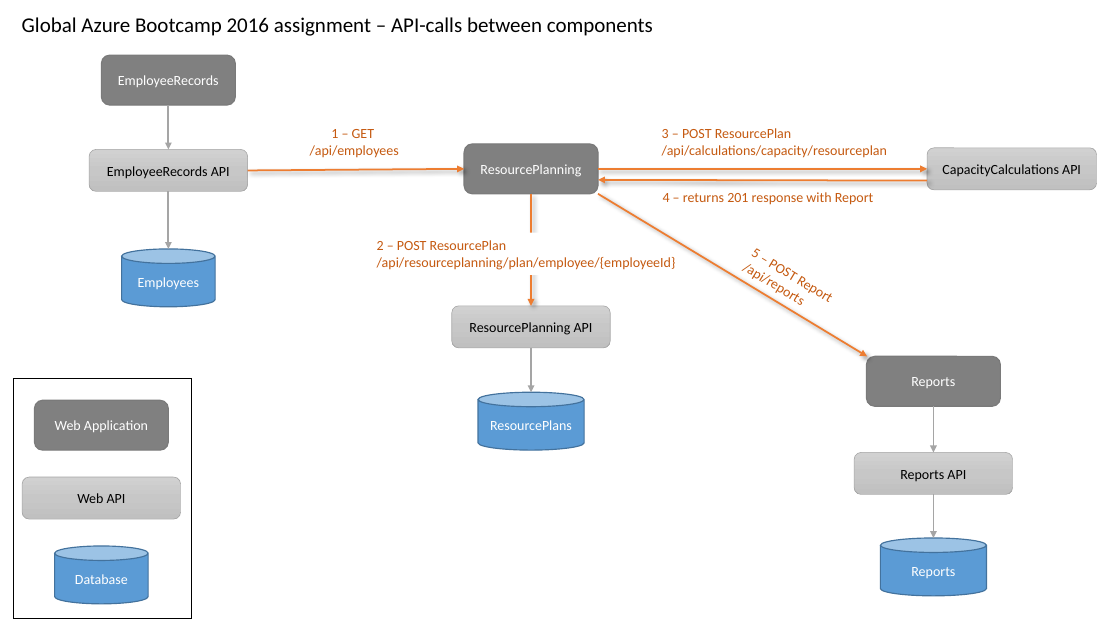
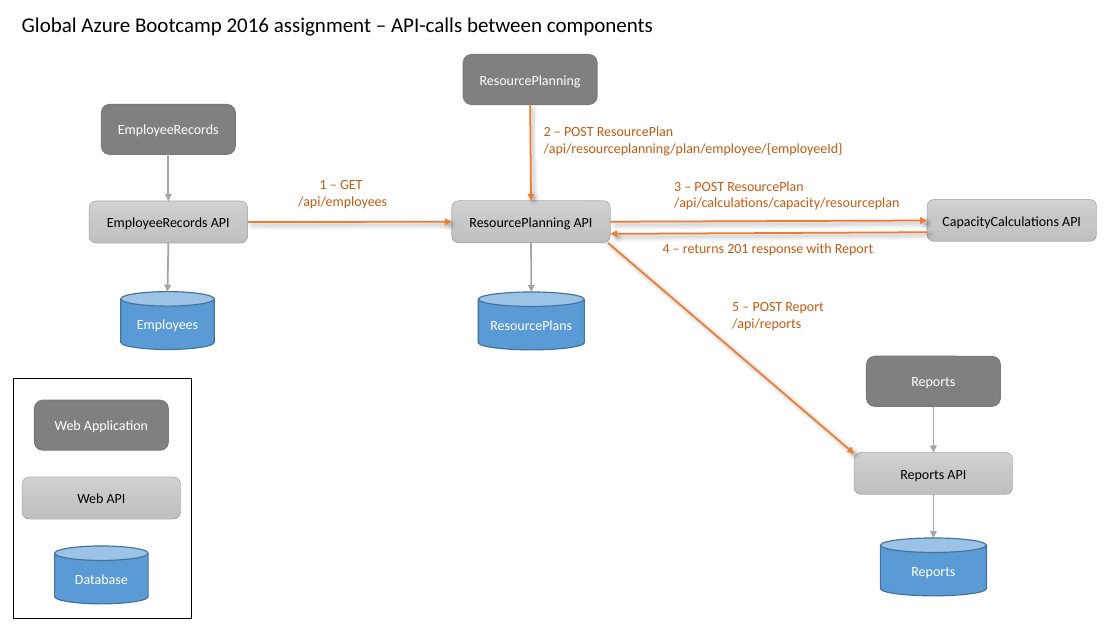
Before and after one commit to HenrikWM/NNUG_GAB2016, a slide deck: slide 2 of src/Assets/GAB2016 - Diagrams.pptx. Drawn at 1120x630 pixels with LibreOffice and Linux fonts; fonts in the diff are those of the drawing. Boxes give left, top, right and bottom in pixels: in the first picture for what was removed or moved away, otherwise in the second. Text is boxed around its words. In the diff, an @@ line names an element or a change of style, - is before the commit and + after.

```diff
--- a/src/Assets/GAB2016 - Diagrams.pptx
+++ b/src/Assets/GAB2016 - Diagrams.pptx
@@ rounded rectangle "ResourcePlanning": place and size @@
-rounded rectangle "ResourcePlanning" at <box>465,144,598,193</box>
+rounded rectangle "ResourcePlanning" at <box>463,55,597,104</box>
@@ arrow moved from (531, 194) - (531, 306) to (530, 104) - (531, 201) @@
@@ text "2 – POST ResourcePlan": place and size @@
-text "2 – POST ResourcePlan" at <box>377,240,676,270</box>
+text "2 – POST ResourcePlan" at <box>544,126,843,156</box>
@@ 3 rounded rectangles, 1 text, 1 arrow: place and size @@
-3 rounded rectangles, 1 text, 1 arrow at <box>89,55,1097,205</box>
+3 rounded rectangles, 1 text, 1 arrow at <box>89,104,1097,256</box>
@@ text "1 – GET": place and size @@
-text "1 – GET" at <box>310,129,399,158</box>
+text "1 – GET" at <box>298,180,387,209</box>
@@ text "3 – POST ResourcePlan": place and size @@
-text "3 – POST ResourcePlan" at <box>662,128,887,158</box>
+text "3 – POST ResourcePlan" at <box>674,181,899,210</box>
@@ rounded rectangle "ResourcePlanning API": place and size @@
-rounded rectangle "ResourcePlanning API" at <box>452,306,611,348</box>
+rounded rectangle "ResourcePlanning API" at <box>452,201,611,243</box>
@@ arrow moved from (248, 171) - (465, 169) to (248, 222) - (452, 222) @@
@@ arrow moved from (598, 169) - (928, 169) to (611, 222) - (928, 220) @@
@@ arrow moved from (928, 181) - (598, 180) to (928, 232) - (611, 234) @@
@@ arrow moved from (168, 192) - (168, 249) to (168, 243) - (167, 292) @@
@@ arrow moved from (531, 348) - (531, 392) to (531, 243) - (532, 292) @@
@@ arrow moved from (598, 194) - (867, 356) to (608, 243) - (854, 454) @@
@@ cylinder "Employees": place and size @@
-cylinder "Employees" at <box>122,249,215,307</box>
+cylinder "Employees" at <box>121,292,214,350</box>
@@ cylinder "ResourcePlans": place and size @@
-cylinder "ResourcePlans" at <box>478,392,584,450</box>
+cylinder "ResourcePlans" at <box>478,292,584,350</box>
@@ text "5 – POST Report": place and size @@
-text "5 – POST Report" at <box>751,248,757,257</box>
+text "5 – POST Report" at <box>732,302,824,331</box>
@@ text "5 – POST Report" at <box>732,302,824,331</box>: rotation 31 to 0 degrees @@
```
Also in this commit, not shown: 1 other slide changed, 2 other files.
